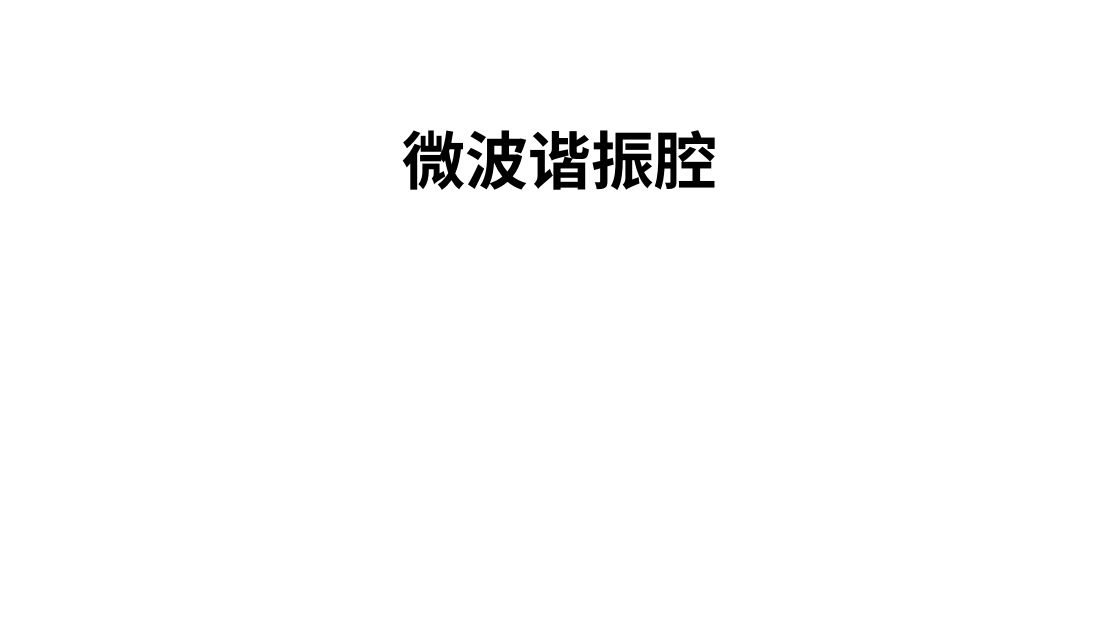
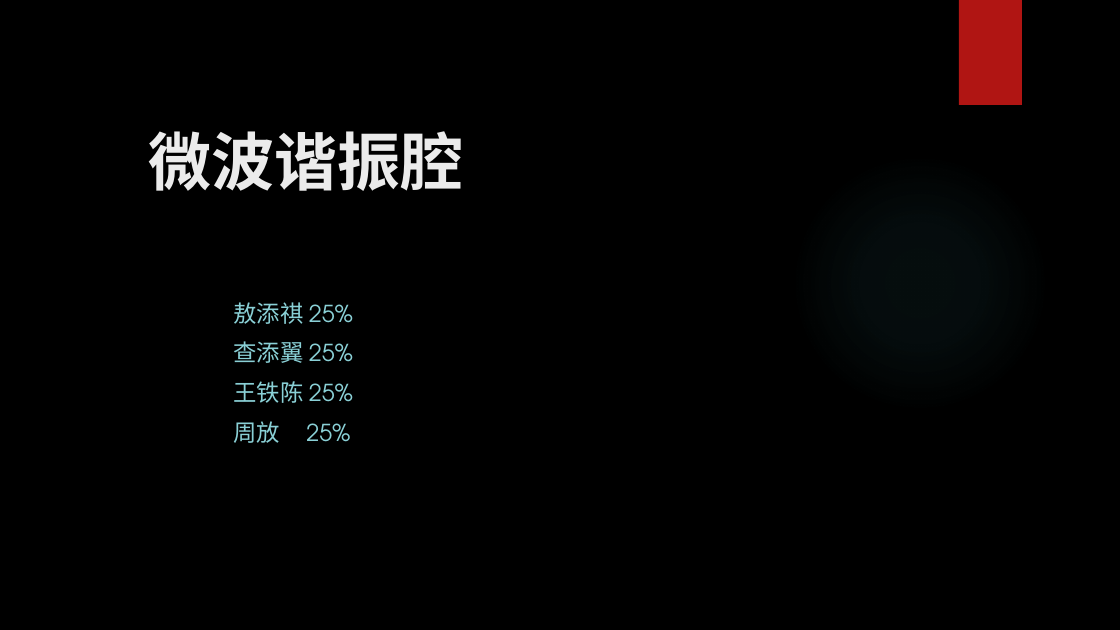
Before and after one commit to ddomax/presentation, a slide deck: slide 1 of 微波谐振腔.pptx. Drawn at 1120x630 pixels with LibreOffice and Linux fonts; fonts in the diff are those of the drawing; background and template pictures are left out. Boxes give left, top, right and bottom in pixels: in the first picture for what was removed or moved away, otherwise in the second. Text is boxed around its words. In the diff, an @@ line names an element or a change of style, - is before the commit and + after.

Commit message:
change the background

```diff
--- a/微波谐振腔.pptx
+++ b/微波谐振腔.pptx
@@ background #FFFFFF to picture (left out) @@
@@ rectangle added at [959,0,1022,105], fill #B01513 @@
@@ title "微波谐振腔" at [148,131,463,191]: text colour #000000 to #EBEBEB; alignment centre to left; line spacing 0.9 to 1 @@
@@ ellipse added at [791,154,1049,413], fill gradient #50B9C1 @@
@@ subtitle added at [234,302,353,443], 20 pt, text #8AD0D6 @@
+敖添祺 25%
+查添翼 25%
+王铁陈 25%
+周放 25%
```
Also in this commit, not shown: 15 other slides changed, 1 slide added, 2 slides removed.
